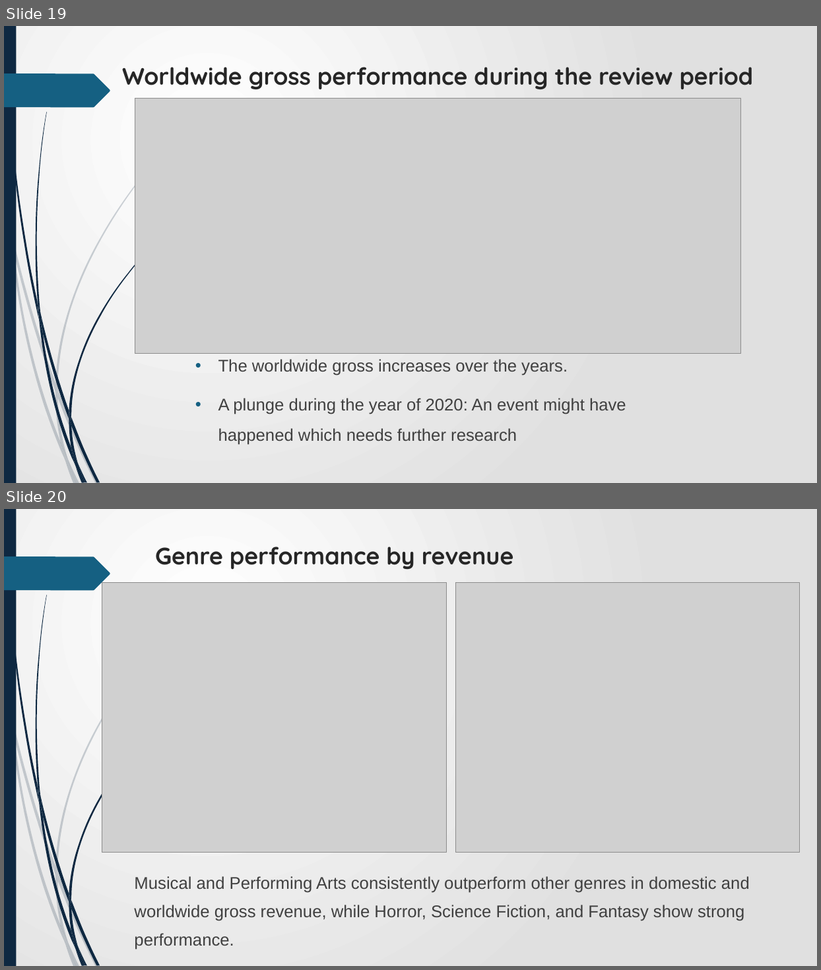
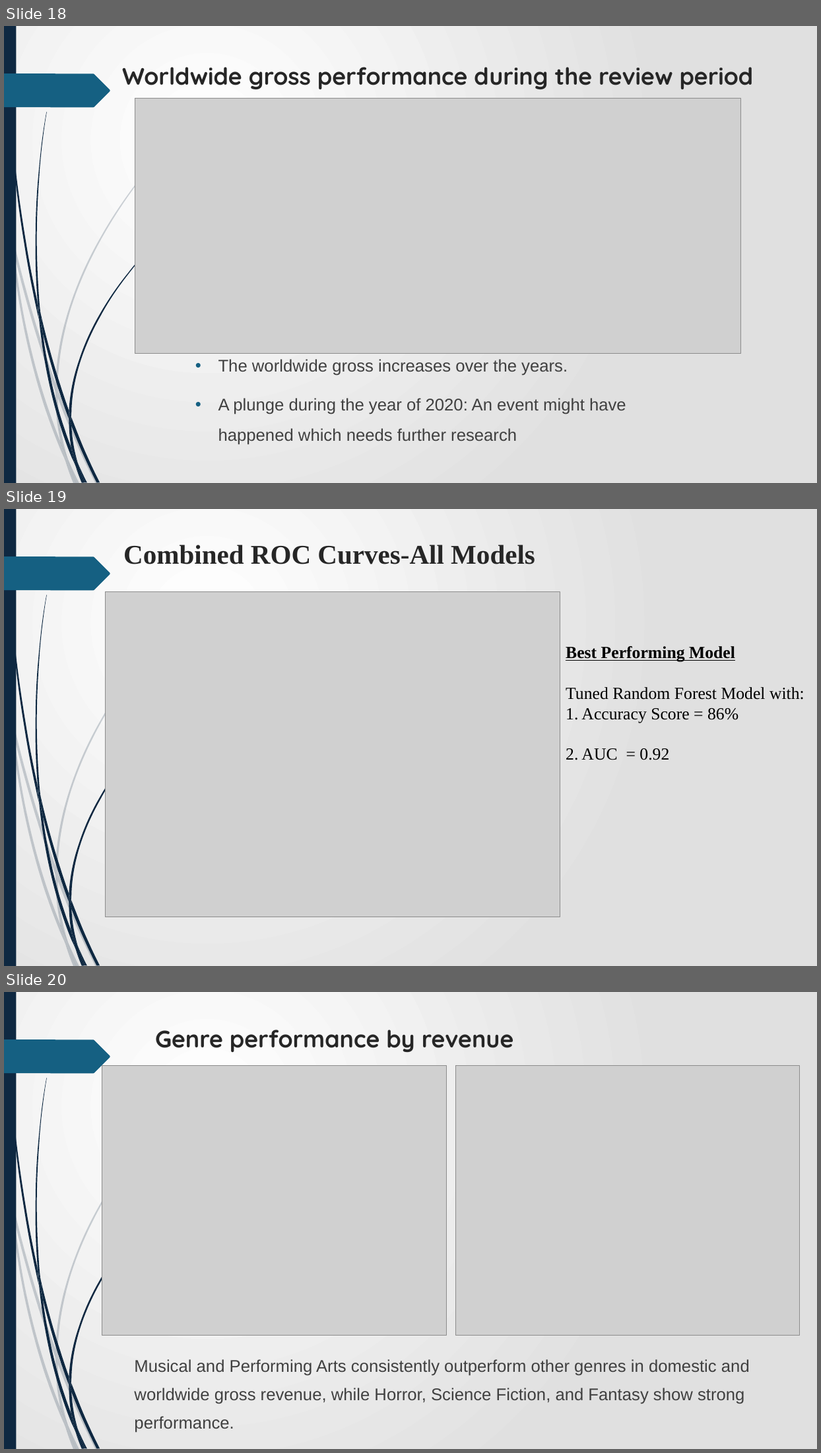
Before and after one commit to James-tech4/JAMES-PHASE-3-DSPT-8-PROJECT, a slide deck: Presentation.pptx. Shown one above the other, each under a label of ours: slides 19 and 20 before the commit, slides 18, 19 and 20 after it. The pictures are 821x970 and 821x1453 pixels, drawn with LibreOffice and Linux fonts; fonts in the diff are those of the drawing; grey boxes stand for pictures. Boxes give left, top, right and bottom in pixels: in the first picture for what was removed or moved away, otherwise in the second. Text is boxed around its words. In the diff, an @@ line names an element or a change of style, - is before the commit and + after.

```diff
--- a/Presentation.pptx
+++ b/Presentation.pptx
@@ slide 19 added at (x1=4, y1=509, x2=817, y2=966), background gradient #FFFFFF to #E1E1E1; not listed: 24 template elements that a slide beside it also shows @@
@@ title added at (x1=123, y1=545, x2=535, y2=564), 32 pt, text #262626, bold @@
+Combined ROC Curves-All Models
@@ picture added at (x1=105, y1=591, x2=560, y2=917) @@
@@ text added at (x1=566, y1=646, x2=805, y2=760), 20 pt, text #000000 @@
+Best Performing Model
+Tuned Random Forest Model with:
+1. Accuracy Score = 86%
+2. AUC = 0.92
@@ what was slide 19 is now slide 18 @@
```
Also in this commit, not shown: 4 slides changed, 1 other slide added, 2 slides removed, 1 other file.
